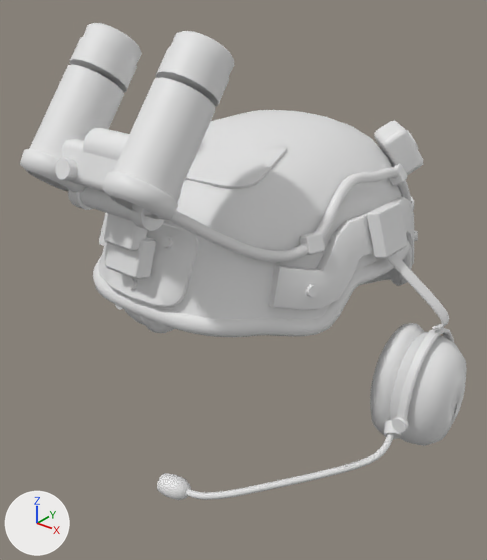
An edit to the glTF model island/assets/kit/soldier-kit.glb, drawn before and after from the same camera.
Camera for both pictures: a camera (50 mm lens) standing at (0.251, -0.332, 0.215) and looking at (-0.006, -0.011, 0.016). Arrows for +X, +Y and +Z are at lower left; the lights stay in place. The first picture is the older version. Where no turn or scale is listed for an object, it has been applied to the vertices.

Objects in the first picture: 'headset', 'helmet', 'nvg'.
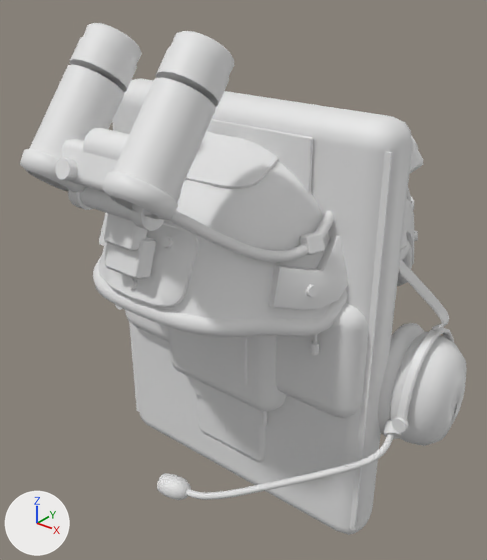
Changed parts and their boxes (x1, y1, x2, y2) in the pictures (487 x 560 px):
'back', added
    after: (112, 78, 413, 535)
'dangler', added
    after: (125, 303, 369, 418)
'med', added
    after: (169, 327, 286, 412)
'magpouch', added
    after: (190, 377, 267, 463)

Diff of the bpy script that builds the scene:
```diff
--- a/island/assets/kit/soldier-kit.glb.py
+++ b/island/assets/kit/soldier-kit.glb.py
@@ me_med @@
+me_med.from_pydata(...)  # 200 vertices, 384 faces; spans x -0.0495..0.0495, y -0.0275..0.0275, z -0.064..0.064
@@ me_magpouch @@
+me_magpouch.from_pydata(...)  # 230 vertices, 444 faces; spans x -0.034..0.034, y -0.021..0.021, z -0.077..0.077
@@ me_dangler @@
+me_dangler.from_pydata(...)  # 202 vertices, 384 faces; spans x -0.1..0.1, y -0.025..0.025, z -0.04..0.04
@@ me_back @@
+me_back.from_pydata(...)  # 136 vertices, 256 faces; spans x -0.105..0.105, y -0.018..0.018, z -0.14..0.14
@@ ob_med @@
+ob_med = bpy.data.objects.new('med', me_med)
+ob_med.location = (0.0, -0.0275, 0.009)
@@ ob_magpouch @@
+ob_magpouch = bpy.data.objects.new('magpouch', me_magpouch)
+ob_magpouch.location = (0.0, -0.0207, -0.0328)
@@ ob_dangler @@
+ob_dangler = bpy.data.objects.new('dangler', me_dangler)
+ob_dangler.location = (0.0, -0.0246, 0.0)
@@ ob_back @@
+ob_back = bpy.data.objects.new('back', me_back)
+ob_back.location = (0.0, -0.0182, 0.0)
```
